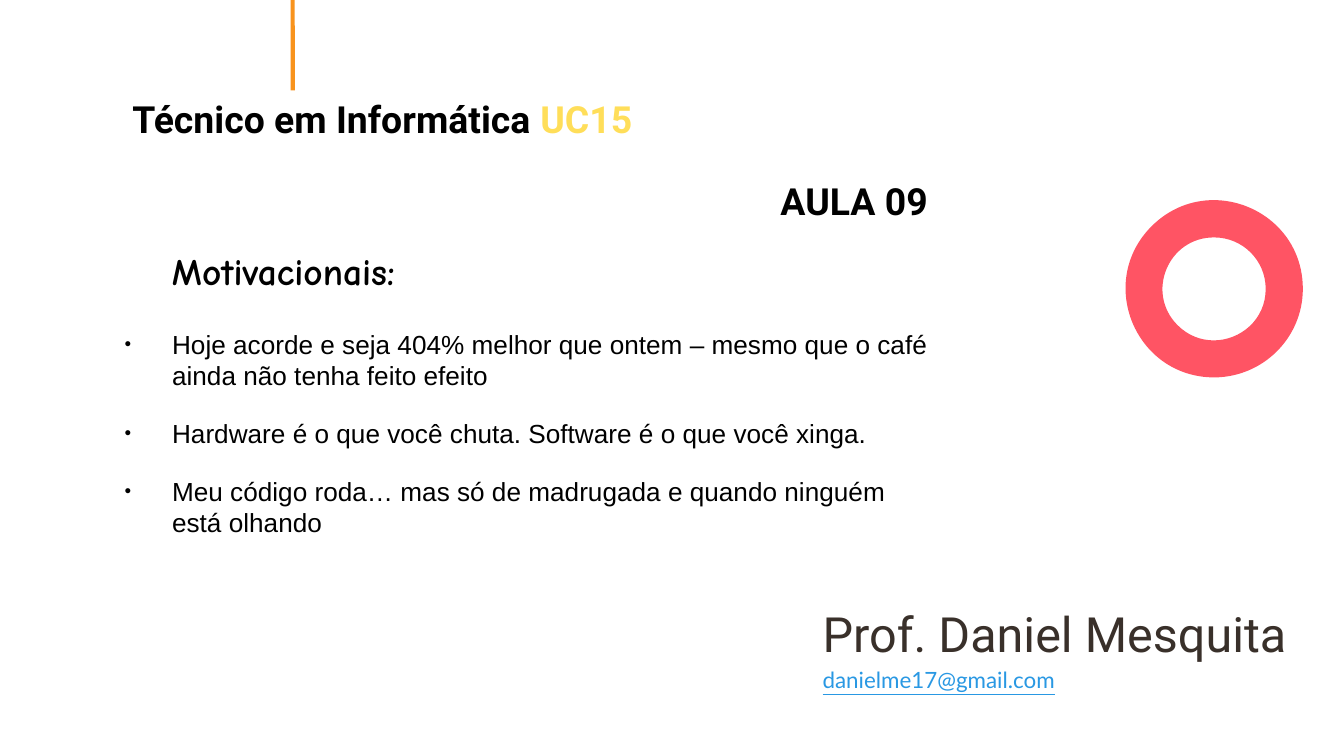
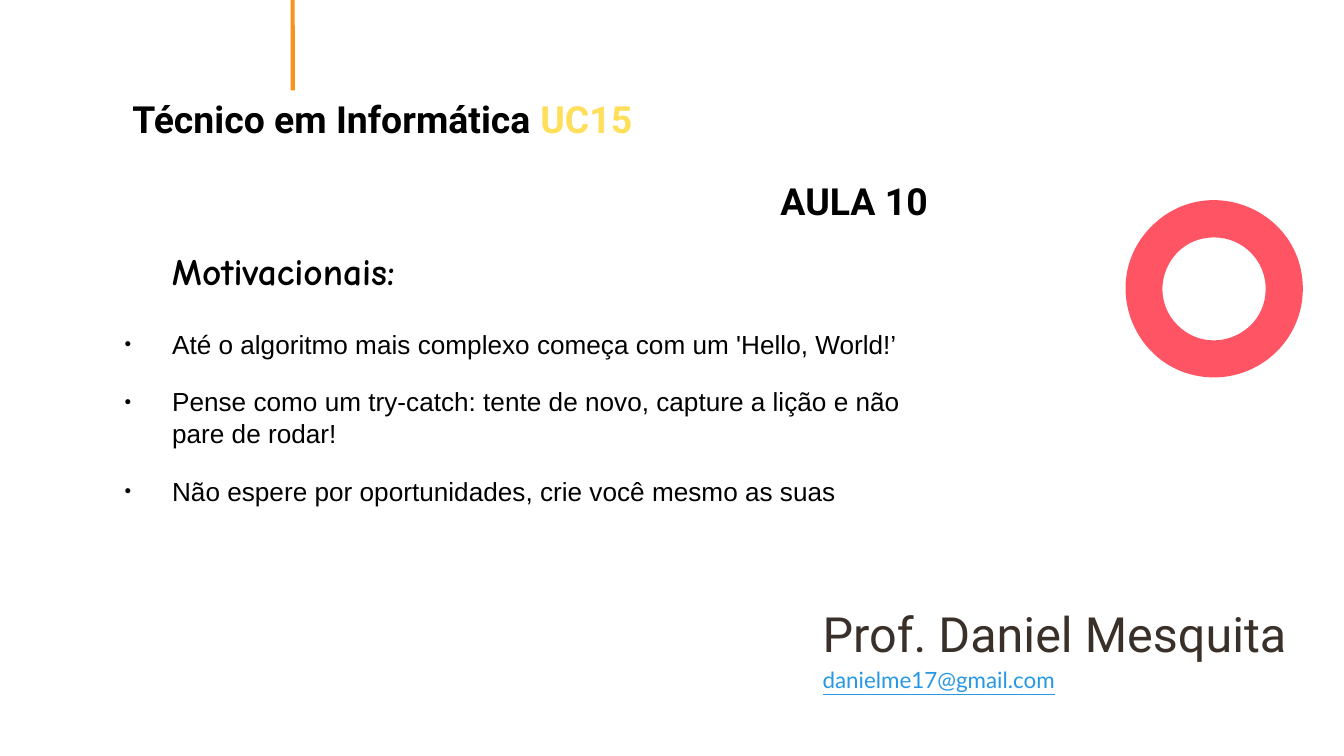
Before and after one commit to NaturalCoder/TI96, a slide deck: slide 1 of aula10/Aula10.pptx. Drawn at 1344x756 pixels with LibreOffice and Linux fonts; fonts in the diff are those of the drawing. Boxes give left, top, right and bottom in pixels: in the first picture for what was removed or moved away, otherwise in the second. Text is boxed around its words. In the diff, an @@ line names an element or a change of style, - is before the commit and + after.

Commit message:
aula

```diff
--- a/aula10/Aula10.pptx
+++ b/aula10/Aula10.pptx
@@ text at (780, 188, 928, 216): text changed @@
-AULA 09
+AULA 10
@@ text at (172, 334, 900, 506): text changed @@
-● Hoje acorde e seja 404% melhor que ontem – mesmo que o café ainda não tenha feito efeito
-● Hardware é o que você chuta. Software é o que você xinga.
-● Meu código roda… mas só de madrugada e quando ninguém está olhando
+● Até o algoritmo mais complexo começa com um 'Hello, World!’
+● Pense como um try-catch: tente de novo, capture a lição e não pare de rodar!
+● Não espere por oportunidades, crie você mesmo as suas
```
Also in this commit, not shown: 1 other slide changed, 4 slides added, 7 slides removed, 1 other file.
